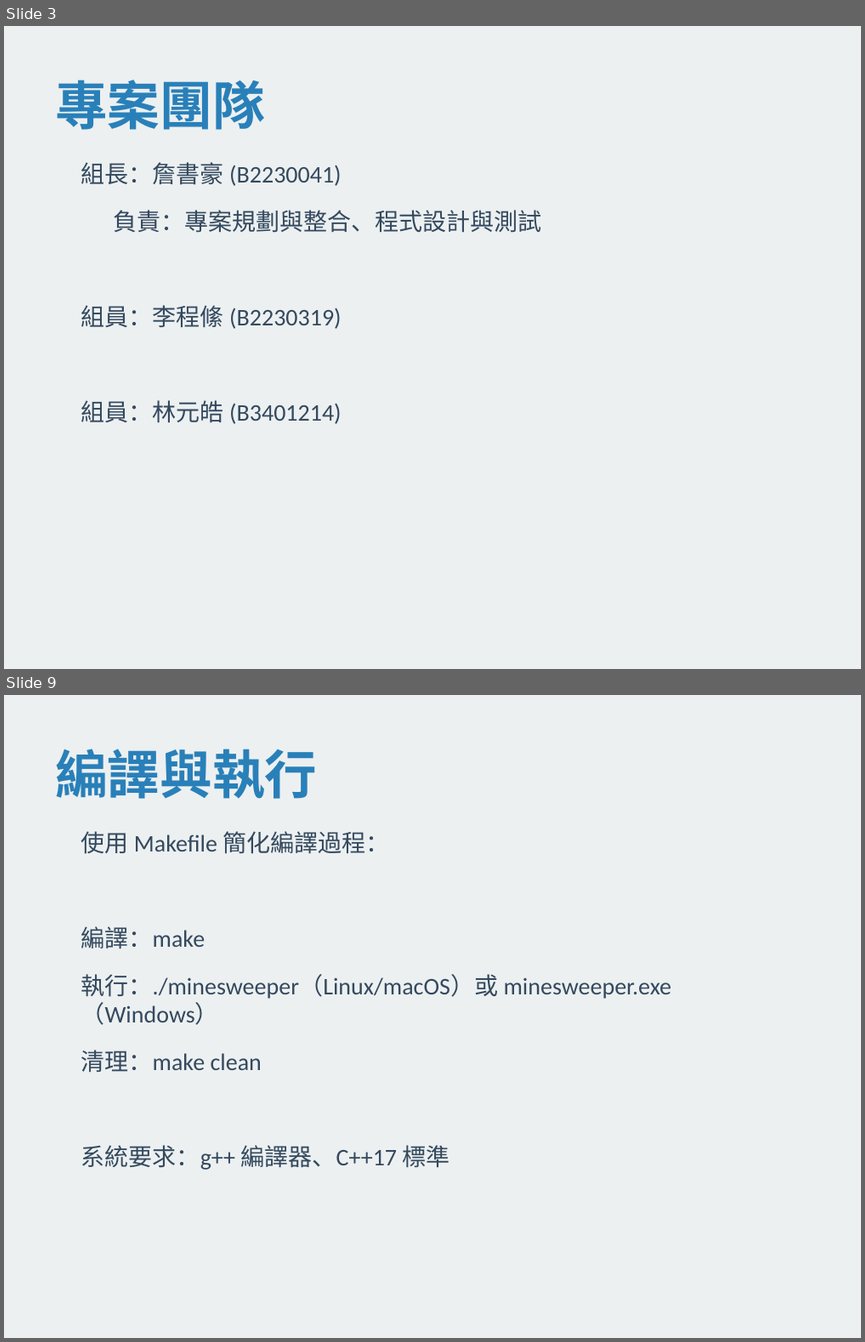
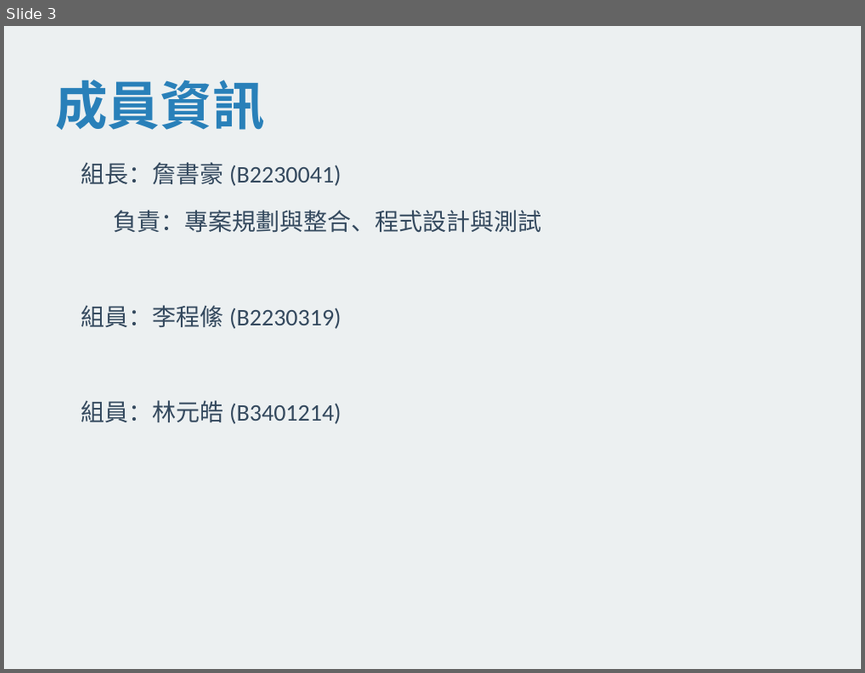
Before and after one commit to XJacksonChrisX/minesweeper, a slide deck: 踩地雷遊戲_專題報告.pptx. Shown one above the other, each under a label of ours: slides 3 and 9 before the commit, slide 3 after it; the slides between them are not shown. The pictures are 865x1342 and 865x673 pixels, drawn with LibreOffice and Linux fonts; fonts in the diff are those of the drawing. Boxes give left, top, right and bottom in pixels: in the first picture for what was removed or moved away, otherwise in the second. Text is boxed around its words. In the diff, an @@ line names an element or a change of style, - is before the commit and + after.

Commit message:
refactor: 重新排版PPT內容並按要求順序組織 (9頁)

```diff
--- a/踩地雷遊戲_專題報告.pptx
+++ b/踩地雷遊戲_專題報告.pptx
@@ slide 9 removed at box(4, 695, 861, 1338), background #ECF0F1 @@
@@ text removed at box(55, 749, 317, 799) @@
-編譯與執行
@@ text removed at box(81, 831, 672, 1169) @@
-使用 Makefile 簡化編譯過程：
-編譯：make
-執行：./minesweeper（Linux/macOS）或 minesweeper.exe（Windows）
-清理：make clean
-系統要求：g++ 編譯器、C++17 標準
@@ slide 3 changed as well @@
@@ text at box(55, 80, 264, 130): text changed @@
-專案團隊
+成員資訊
```
Also in this commit, not shown: 3 other slides changed, 5 slides added, 6 other slides removed.
